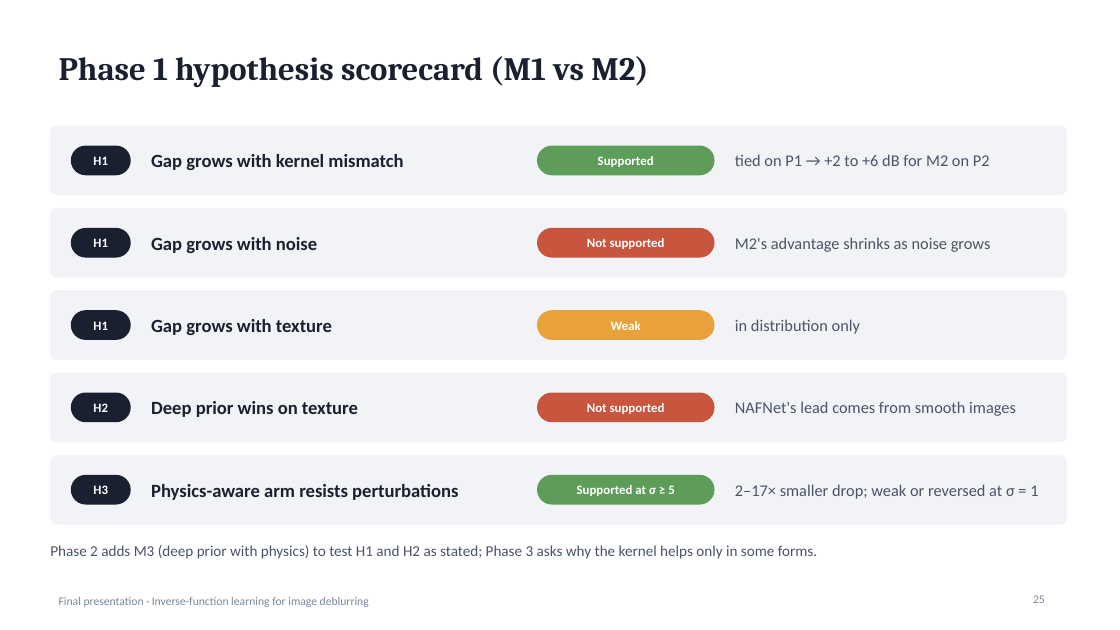
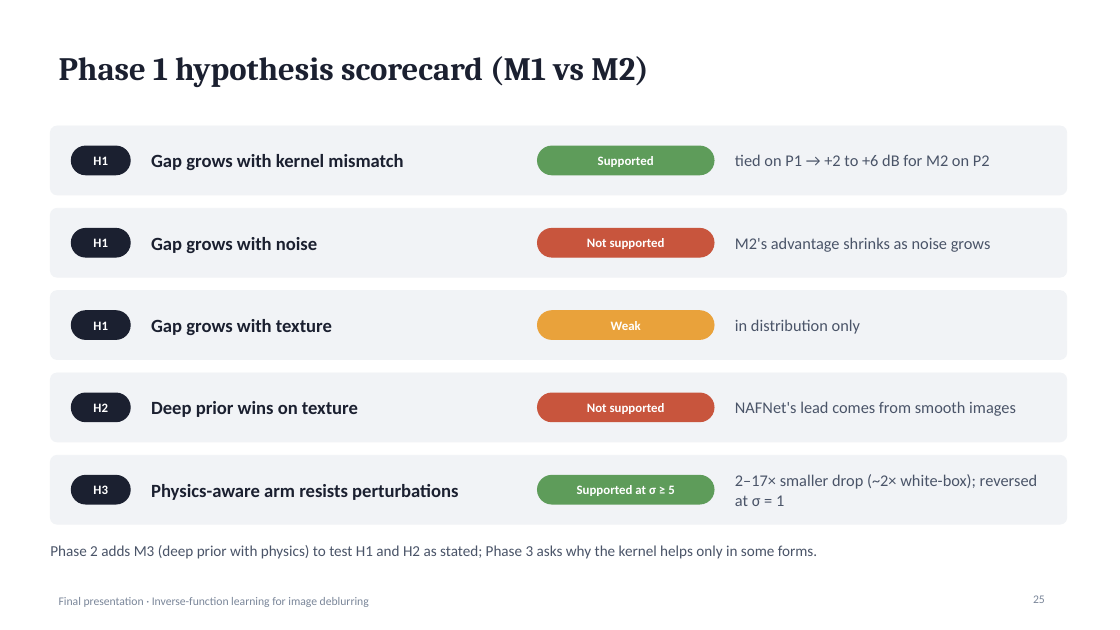
Before and after one commit to suryamanoj4/Inverse-Deblur, a slide deck: slide 25 of report/final_presentation.pptx. Drawn at 1120x630 pixels with LibreOffice and Linux fonts; fonts in the diff are those of the drawing. Boxes give left, top, right and bottom in pixels: in the first picture for what was removed or moved away, otherwise in the second. Text is boxed around its words. In the diff, an @@ line names an element or a change of style, - is before the commit and + after.

```diff
--- a/report/final_presentation.pptx
+++ b/report/final_presentation.pptx
@@ text at <box>735,474,1037,506</box>: text changed @@
-2–17× smaller drop; weak or reversed at σ = 1
+2–17× smaller drop (~2× white-box); reversed at σ = 1
```
Also in this commit, not shown: 6 other slides changed, 16 other files.
